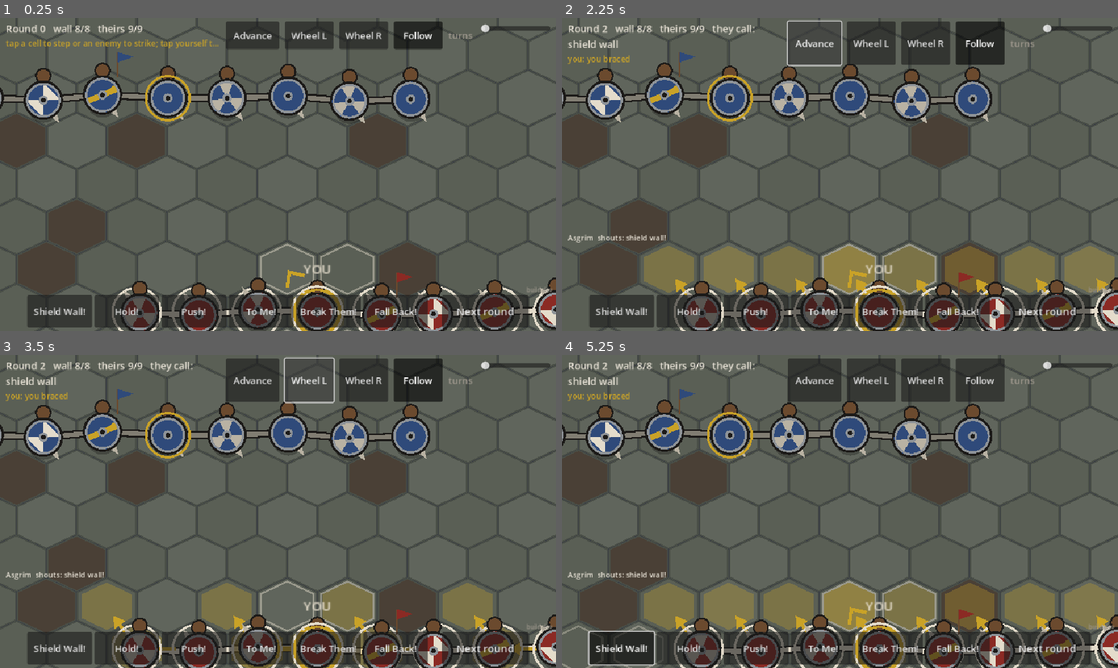
Above: before the commit, frames 1-4 (two rows, left to right).
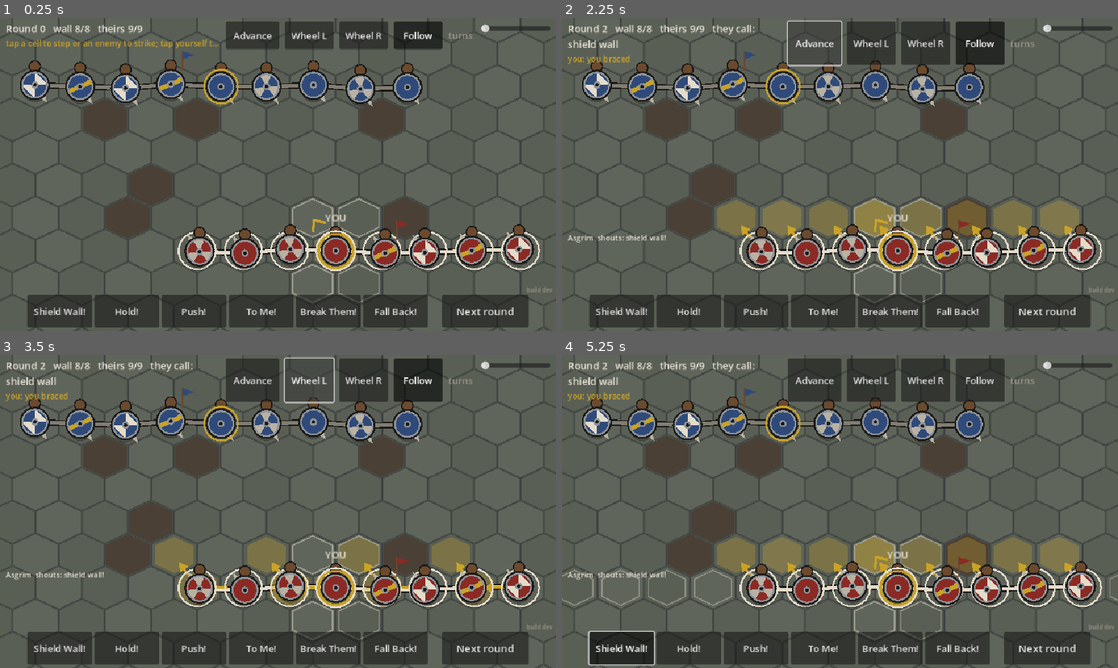
Above: after the commit, the same moments.

Repository: UnlikelyContact/Ringgiver
Game: Godot game, scene res://view/main.tscn
The game is run twice, just before and just after one commit, with the same random seed, the same clock (stepped at 60 frames per second) and the same inputs.
Inputs:
- Up to frame 1 (0.25 s): no input
- Up to frame 2 (2.25 s): click "Next round" at 0.5 s; click "Next round" at 1.25 s; click "Advance" at 2 s
- Up to frame 3 (3.5 s): click "Wheel L" at 2.75 s
- Up to frame 4 (5.25 s): click "Wheel R" at 3.5 s; click "Follow" at 4.25 s; click "Shield Wall!" at 5 s

The runs differ from the first frame. In frame 1, 31% of the frame differs, in the area x 0-100%, y 0-100%; in frame 2, 41%; in frame 3, 37%; in frame 4, 41%.

Commit message:
Playtest five: holding lines keep their ground, the wall count ignores a leader's strike turn, the camera fits both lines on a phone, a readable result panel
From playing the live build by touch at phone size and three scripted
fights: a line told to hold followed up won shoves and walked forward
two rows (only Push, Break them and the wedge chase now); the HUD wall
count dropped to one whenever the leader turned to strike, since the
chain was rooted on his turned facing (rooted on his wall facing now);
at deployment your line sat under the shout row on a phone (the camera
now zooms to fit every standing man between the bars and eases in as the
lines close; a pinch takes the camera back); the result panel ran off
the screen (it is now a wrapped box in plain words).

Co-Authored-By: Claude Fable 5.1 <noreply@anthropic.com>
Claude-Session: https://claude.ai/code/session_01P5EsvQHo48suzdDpxkAELG

Diff:
--- a/game/sim/combat/battle.gd
+++ b/game/sim/combat/battle.gd
@@ -449,6 +449,11 @@
 		var may_advance := {}
 		var wall_facing := {}
 		for side in 2:
+			# Only a line driving forward follows up a won shove; a line told
+			# to hold keeps its ground and does not chase.
+			var order := standing_order(side)
+			if order != CombatTypes.Shout.PUSH and order != CombatTypes.Shout.BREAK_THEM and order != CombatTypes.Shout.SVINFYLKING:
+				continue
 			for w in wall_members(side):
 				may_advance[w] = true
 			var l := leader_of(side)
--- a/game/sim/combat/battle_grid.gd
+++ b/game/sim/combat/battle_grid.gd
@@ -261,7 +261,8 @@
 			var n := occupant(c)
 			if n == null or seen.has(n) or n.side != leader.side or not n.is_active() or n.broken:
 				continue
-			if facing_steps(wf, n.facing) > max_bend or not linked(w, n, max_turn):
+			var w_facing: Vector2i = wf if w == leader else w.facing
+			if facing_steps(wf, n.facing) > max_bend or not linked_at(w.pos, w_facing, n.pos, n.facing, max_turn):
 				continue
 			seen[n] = true
 			queue.append(n)
@@ -273,12 +274,18 @@
 ## `max_turn` of each other: a hinge where a wing has swung forward of the
 ## man beside it still holds, a second rank straight behind does not.
 static func linked(a: Warrior, b: Warrior, max_turn := DEFAULT_LINK_TURN) -> bool:
-	if a == b or a.side != b.side or distance(a.pos, b.pos) != 1:
-		return false
-	if facing_steps(a.facing, b.facing) > max_turn:
-		return false
-	var ab := posmod(dir_index(direction_to(a.pos, b.pos)) - dir_index(a.facing), 6)
-	var ba := posmod(dir_index(direction_to(b.pos, a.pos)) - dir_index(b.facing), 6)
+	if a == b or a.side != b.side:
+		return false
+	return linked_at(a.pos, a.facing, b.pos, b.facing, max_turn)
+
+
+static func linked_at(a_pos: Vector2i, a_facing: Vector2i, b_pos: Vector2i, b_facing: Vector2i, max_turn := DEFAULT_LINK_TURN) -> bool:
+	if distance(a_pos, b_pos) != 1:
+		return false
+	if facing_steps(a_facing, b_facing) > max_turn:
+		return false
+	var ab := posmod(dir_index(direction_to(a_pos, b_pos)) - dir_index(a_facing), 6)
+	var ba := posmod(dir_index(direction_to(b_pos, a_pos)) - dir_index(b_facing), 6)
 	return (ab != 0 and ab != 3) or (ba != 0 and ba != 3)
 
 
--- a/game/view/battle_view.gd
+++ b/game/view/battle_view.gd
@@ -361,6 +361,8 @@
 
 
 func _zoom_by(factor: float) -> void:
+	follow = false  # a pinch is the player taking the camera
+	camera_moved.emit()
 	if camera == null:
 		return
 	var z := clampf(camera.zoom.x * factor, MIN_ZOOM, MAX_ZOOM)
--- a/game/view/hud.gd
+++ b/game/view/hud.gd
@@ -138,7 +138,10 @@
 	root.add_child(log_label)
 
 	result_panel = PanelContainer.new()
-	result_panel.set_anchors_preset(Control.PRESET_CENTER)
+	result_panel.anchor_left = 0.14
+	result_panel.anchor_right = 0.86
+	result_panel.anchor_top = 0.2
+	result_panel.anchor_bottom = 0.8
 	result_panel.visible = false
 	root.add_child(result_panel)
 
@@ -202,6 +205,18 @@
 	_refresh()
 
 
+## The outcome in plain words rather than the sim's summary line.
+func _result_text(r: BattleResult) -> String:
+	var why := ""
+	for line in r.log:
+		if line.begins_with("==="):
+			why = line.trim_prefix("=== ").trim_suffix(" ===").replace("side 0", "your band").replace("side 1", "their band")
+	return "%s after %d rounds.\nYours: %d of %d down, %d broke, %d fled, %d dead.\nTheirs: %d of %d down, %d broke, %d fled, %d dead." % [
+		why.capitalize() if why != "" else "The fight is over", r.rounds,
+		r.downed[0], r.started[0], r.broken[0], r.fled[0], r.dead[0],
+		r.downed[1], r.started[1], r.broken[1], r.fled[1], r.dead[1]]
+
+
 func _on_finished(result: BattleResult) -> void:
 	result_panel.visible = true
 	for c in result_panel.get_children():
@@ -213,7 +228,8 @@
 	title.add_theme_font_size_override("font_size", 28)
 	box.add_child(title)
 	var body := Label.new()
-	body.text = result.summary()
+	body.autowrap_mode = TextServer.AUTOWRAP_WORD_SMART
+	body.text = _result_text(result)
 	box.add_child(body)
 	var again := Button.new()
 	again.text = "Fight again"
--- a/game/view/main.gd
+++ b/game/view/main.gd
@@ -20,23 +20,51 @@
 	start(scenario, seed_in)
 
 
-## Where the camera looks: between the two bands, leaning toward your man.
-func focus_point() -> Vector2:
-	var sum := Vector2.ZERO
-	var n := 0
+const HUD_TOP := 46.0  # the top bar, in design pixels
+const HUD_BOTTOM := 66.0  # the shout row
+const EDGE_MARGIN := 40.0  # world pixels kept clear round the outermost men
+
+
+## The box round every man standing: [min, max] in world pixels.
+func _men_bounds() -> Array[Vector2]:
+	var lo := Vector2(INF, INF)
+	var hi := Vector2(-INF, -INF)
 	for w in battle.warriors:
-		if w.is_active():
-			sum += Iso.to_screen(w.pos)
-			n += 1
-	var centre := sum / maxf(1.0, n)
-	if player != null and player.is_active():
-		centre = centre.lerp(Iso.to_screen(player.pos), 0.4)
-	return centre + Vector2(0, -60)
+		if w.is_active() and not w.broken:  # men running for the edge are leaving the fight
+			var p := Iso.to_screen(w.pos)
+			lo = lo.min(p)
+			hi = hi.max(p)
+	if lo.x == INF:
+		return [Vector2.ZERO, Vector2.ZERO]
+	return [lo, hi]
+
+
+## The zoom that fits every man between the top bar and the shout row, no
+## closer than the default and no further than the view allows.
+func fit_zoom() -> float:
+	var b := _men_bounds()
+	var size := get_viewport_rect().size
+	var band := size.y - HUD_TOP - HUD_BOTTOM
+	var span_y: float = b[1].y - b[0].y + 2.0 * EDGE_MARGIN
+	var span_x: float = b[1].x - b[0].x + 2.0 * EDGE_MARGIN
+	var z := minf(band / maxf(1.0, span_y), size.x / maxf(1.0, span_x))
+	return clampf(z, BattleView.MIN_ZOOM, 2.0)
+
+
+## Where the camera looks: the middle of everyone standing, set so that the
+## middle sits in the clear band between the top bar and the shout row.
+func focus_point(zoom: float) -> Vector2:
+	var b := _men_bounds()
+	var centre: Vector2 = (b[0] + b[1]) / 2.0
+	return centre + Vector2(0, (HUD_BOTTOM - HUD_TOP) / 2.0 / zoom)
 
 
 func _process(delta: float) -> void:
 	if camera != null and battle != null and view != null and view.follow:
-		camera.position = camera.position.lerp(focus_point(), minf(1.0, delta * 3.0))
+		var k := minf(1.0, delta * 3.0)
+		var z := lerpf(camera.zoom.x, fit_zoom(), k)
+		camera.zoom = Vector2(z, z)
+		camera.position = camera.position.lerp(focus_point(z), k)
 
 
 func start(p_scenario: String, p_seed: int) -> void:
@@ -57,7 +85,9 @@
 	view = BattleView.new()
 	add_child(view)
 	view.setup(battle, player, camera)
-	camera.position = focus_point()
+	var z0 := fit_zoom()
+	camera.zoom = Vector2(z0, z0)
+	camera.position = focus_point(z0)
 	hud = preload("res://view/hud.gd").new()
 	add_child(hud)
 	hud.setup(view, self)
